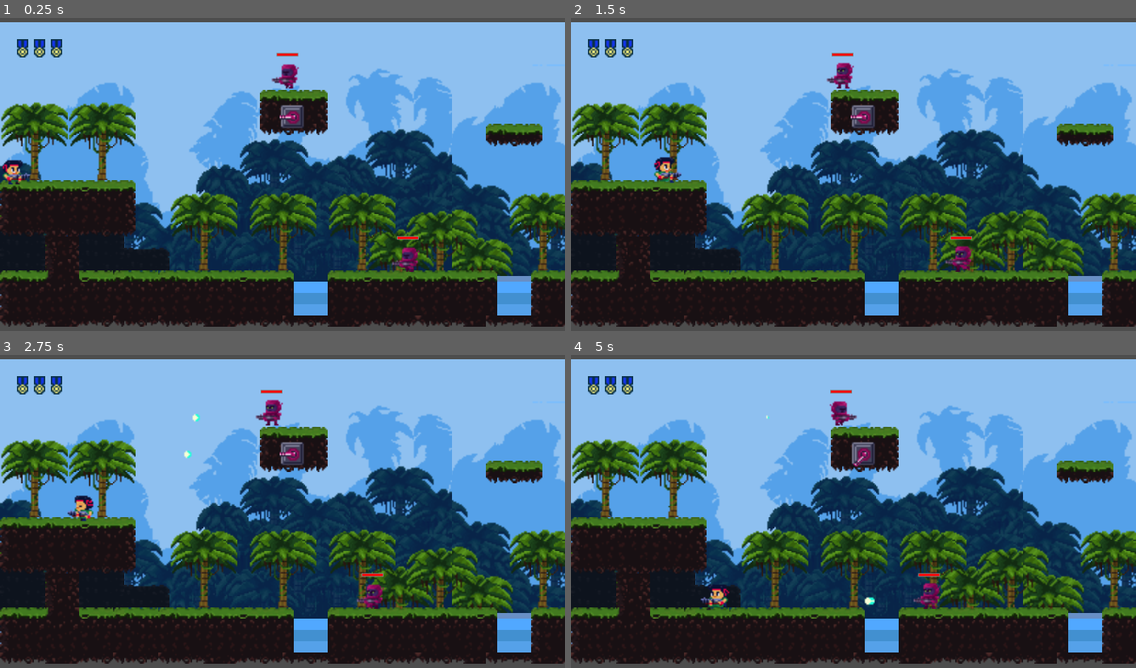
Above: before the commit, frames 1-4 (two rows, left to right).
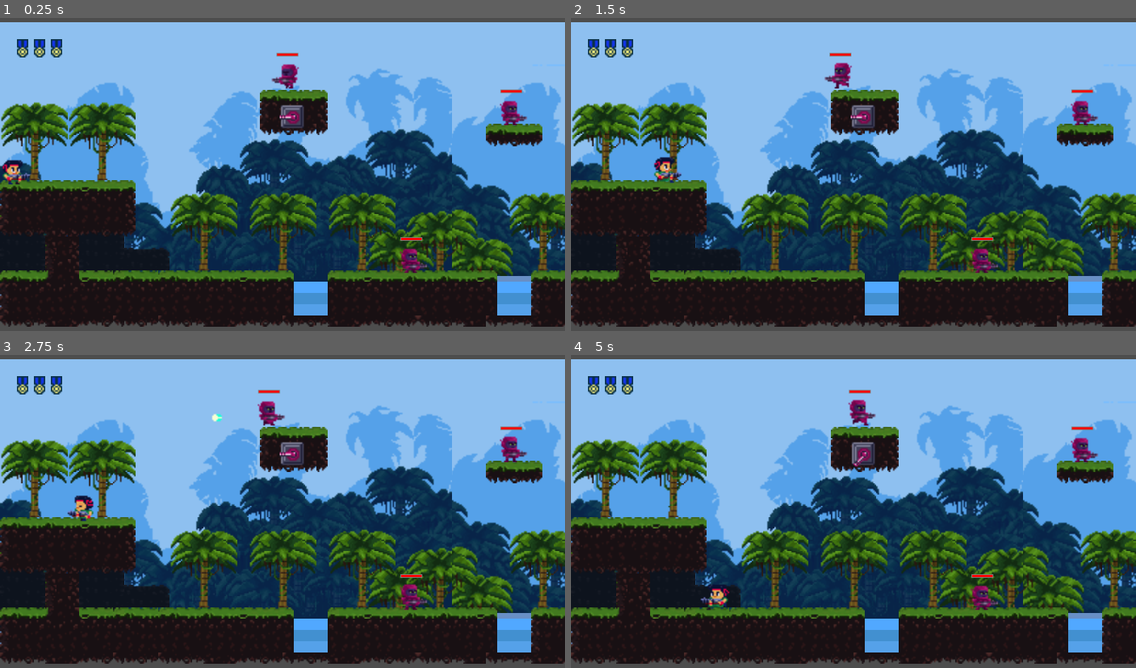
Above: after the commit, the same moments.

Repository: YugeCse/first-blood
Game: Godot game, scene res://scenes/tscns/main_scene.tscn
Same seed, same stepped clock (60 frames per second), same inputs: the game is played once before the commit and once after it.
Inputs:
- Up to frame 1 (0.25 s): no input
- Up to frame 2 (1.5 s): hold Right (ui_right) from 0.53 s (still down)
- Up to frame 3 (2.75 s): release Right (ui_right) at 2.03 s; hold Left (ui_left) from 2.03 s (still down)
- Up to frame 4 (5 s): release Left (ui_left) at 2.78 s; hold Right (ui_right) 2.78-4.28 s; hold Left (ui_left) from 4.28 s (still down)

The runs differ from the first frame. In frame 1, 0.6% of the frame differs, in the area x 69-94%, y 22-82%; in frame 2, 1.1%; in frame 3, 1.3%; in frame 4, 1.5%, in the area x 34-94%, y 11-82%.
Error after the commit: Invalid access to property or key 'offset' on a base object of type 'null instance'. (res://scenes/scripts/main_scene.gd:17)

Commit message:
#添加一些敌人布局

Diff:
--- a/scenes/tscns/main_scene.tscn
+++ b/scenes/tscns/main_scene.tscn
@@ -2251,7 +2251,7 @@
 
 [sub_resource type="Curve2D" id="Curve2D_hktbw"]
 _data = {
-"points": PackedVector2Array(0, 0, 0, 0, 0, 0, 0, 0, 0, 0, -100, 0, 0, 0, 0, 0, 0, 0)
+"points": PackedVector2Array(0, 0, 0, 0, 0, 0, 0, 0, 0, 0, -60, 1, 0, 0, 0, 0, 0, 0)
 }
 point_count = 3
 
@@ -2326,6 +2326,31 @@
 offset_bottom = 180.0
 texture = ExtResource("2_hdif8")
 
+[node name="HUDContainer" type="CanvasLayer" parent="Camera2D"]
+layer = 0
+follow_viewport_enabled = true
+
+[node name="PlayerLifeContainer" type="HBoxContainer" parent="Camera2D/HUDContainer"]
+offset_left = 12.0
+offset_top = 12.0
+offset_right = 44.0
+offset_bottom = 27.0
+
+[node name="TextureRect" type="TextureRect" parent="Camera2D/HUDContainer/PlayerLifeContainer"]
+layout_mode = 2
+texture = ExtResource("3_hktbw")
+stretch_mode = 4
+
+[node name="TextureRect2" type="TextureRect" parent="Camera2D/HUDContainer/PlayerLifeContainer"]
+layout_mode = 2
+texture = ExtResource("3_hktbw")
+stretch_mode = 4
+
+[node name="TextureRect3" type="TextureRect" parent="Camera2D/HUDContainer/PlayerLifeContainer"]
+layout_mode = 2
+texture = ExtResource("3_hktbw")
+stretch_mode = 4
+
 [node name="MapContainer" type="Node" parent="Camera2D"]
 
 [node name="BackendTileMapLayer" type="TileMapLayer" parent="Camera2D/MapContainer"]
@@ -2342,6 +2367,50 @@
 [node name="Turret" parent="Camera2D/EnemyContainer" instance=ExtResource("14_x4yan")]
 position = Vector2(207, 67)
 
+[node name="Turret2" parent="Camera2D/EnemyContainer" instance=ExtResource("14_x4yan")]
+visible = false
+position = Vector2(464, 138)
+
+[node name="Turret3" parent="Camera2D/EnemyContainer" instance=ExtResource("14_x4yan")]
+position = Vector2(730, 127)
+spy_radius = 120.0
+
+[node name="Turret4" parent="Camera2D/EnemyContainer" instance=ExtResource("14_x4yan")]
+position = Vector2(957, 156)
+spy_radius = 120.0
+
+[node name="Turret5" parent="Camera2D/EnemyContainer" instance=ExtResource("14_x4yan")]
+position = Vector2(896, 189)
+spy_radius = 120.0
+
+[node name="Turret6" parent="Camera2D/EnemyContainer" instance=ExtResource("14_x4yan")]
+position = Vector2(1242, 75)
+spy_radius = 120.0
+
+[node name="Turret7" parent="Camera2D/EnemyContainer" instance=ExtResource("14_x4yan")]
+position = Vector2(1305, 76)
+spy_radius = 120.0
+
+[node name="Turret8" parent="Camera2D/EnemyContainer" instance=ExtResource("14_x4yan")]
+position = Vector2(1497, 155)
+spy_radius = 120.0
+
+[node name="Turret9" parent="Camera2D/EnemyContainer" instance=ExtResource("14_x4yan")]
+position = Vector2(1650, 199)
+spy_radius = 120.0
+
+[node name="Turret10" parent="Camera2D/EnemyContainer" instance=ExtResource("14_x4yan")]
+position = Vector2(1787, 93)
+spy_radius = 120.0
+
+[node name="Turret11" parent="Camera2D/EnemyContainer" instance=ExtResource("14_x4yan")]
+position = Vector2(1830, 198)
+spy_radius = 120.0
+
+[node name="Turret12" parent="Camera2D/EnemyContainer" instance=ExtResource("14_x4yan")]
+position = Vector2(1862, 125)
+spy_radius = 120.0
+
 [node name="PatrolEnemyPath2D" type="Path2D" parent="Camera2D/EnemyContainer"]
 position = Vector2(224, 36)
 curve = SubResource("Curve2D_icrl2")
@@ -2360,41 +2429,135 @@
 curve = SubResource("Curve2D_hktbw")
 
 [node name="PatrolEnemy2PathFollow2D" type="PathFollow2D" parent="Camera2D/EnemyContainer/PatrolEnemy2Path2D"]
-position = Vector2(-49.759953, 0)
+position = Vector2(-49.766457, 0.82944095)
 progress = 49.76
 rotates = false
 
-[node name="Enemy2" parent="Camera2D/EnemyContainer/PatrolEnemy2Path2D/PatrolEnemy2PathFollow2D" node_paths=PackedStringArray("patrol_path", "patrol_path_follow") instance=ExtResource("16_hktbw")]
-patrol_path = NodePath("../..")
-patrol_path_follow = NodePath("..")
+[node name="Enemy2" parent="Camera2D/EnemyContainer/PatrolEnemy2Path2D/PatrolEnemy2PathFollow2D" instance=ExtResource("16_hktbw")]
+
+[node name="PatrolEnemy3Path2D" type="Path2D" parent="Camera2D/EnemyContainer"]
+position = Vector2(500, 110)
+curve = SubResource("Curve2D_hktbw")
+
+[node name="PatrolEnemy3PathFollow2D" type="PathFollow2D" parent="Camera2D/EnemyContainer/PatrolEnemy3Path2D"]
+position = Vector2(-49.766457, 0.82944095)
+progress = 49.76
+rotates = false
+
+[node name="Enemy3" parent="Camera2D/EnemyContainer/PatrolEnemy3Path2D/PatrolEnemy3PathFollow2D" instance=ExtResource("16_hktbw")]
+
+[node name="Enemy4" parent="Camera2D/EnemyContainer" instance=ExtResource("16_hktbw")]
+position = Vector2(362, 62)
+
+[node name="Enemy5" parent="Camera2D/EnemyContainer" instance=ExtResource("16_hktbw")]
+position = Vector2(635, 167)
+
+[node name="PatrolEnemy4Path2D" type="Path2D" parent="Camera2D/EnemyContainer"]
+position = Vector2(750, 94)
+curve = SubResource("Curve2D_hktbw")
+
+[node name="PatrolEnemy4PathFollow2D" type="PathFollow2D" parent="Camera2D/EnemyContainer/PatrolEnemy4Path2D"]
+position = Vector2(-49.766457, 0.82944095)
+progress = 49.76
+rotates = false
+
+[node name="Enemy" parent="Camera2D/EnemyContainer/PatrolEnemy4Path2D/PatrolEnemy4PathFollow2D" instance=ExtResource("16_hktbw")]
+
+[node name="Enemy6" parent="Camera2D/EnemyContainer" instance=ExtResource("16_hktbw")]
+position = Vector2(678, 166)
+
+[node name="PatrolEnemy5Path2D" type="Path2D" parent="Camera2D/EnemyContainer"]
+position = Vector2(850, 165)
+curve = SubResource("Curve2D_hktbw")
+
+[node name="PatrolEnemy5PathFollow2D" type="PathFollow2D" parent="Camera2D/EnemyContainer/PatrolEnemy5Path2D"]
+position = Vector2(-23.237501, 0.38729164)
+progress = 96.76944
+rotates = false
+
+[node name="Enemy" parent="Camera2D/EnemyContainer/PatrolEnemy5Path2D/PatrolEnemy5PathFollow2D" instance=ExtResource("16_hktbw")]
+
+[node name="Enemy7" parent="Camera2D/EnemyContainer" instance=ExtResource("16_hktbw")]
+position = Vector2(894, 159)
+
+[node name="Enemy8" parent="Camera2D/EnemyContainer" instance=ExtResource("16_hktbw")]
+position = Vector2(959, 126)
+
+[node name="Enemy9" parent="Camera2D/EnemyContainer" instance=ExtResource("16_hktbw")]
+position = Vector2(1098, 165)
+
+[node name="PatrolEnemy6Path2D" type="Path2D" parent="Camera2D/EnemyContainer"]
+position = Vector2(1290, 165)
+curve = SubResource("Curve2D_hktbw")
+
+[node name="PatrolEnemy6PathFollow2D" type="PathFollow2D" parent="Camera2D/EnemyContainer/PatrolEnemy6Path2D"]
+position = Vector2(-23.237501, 0.38729164)
+progress = 96.76944
+rotates = false
+
+[node name="Enemy" parent="Camera2D/EnemyContainer/PatrolEnemy6Path2D/PatrolEnemy6PathFollow2D" instance=ExtResource("16_hktbw")]
+
+[node name="PatrolEnemy7Path2D" type="Path2D" parent="Camera2D/EnemyContainer"]
+position = Vector2(1260, 165)
+curve = SubResource("Curve2D_hktbw")
+
+[node name="PatrolEnemy7PathFollow2D" type="PathFollow2D" parent="Camera2D/EnemyContainer/PatrolEnemy7Path2D"]
+position = Vector2(-56.128002, 0.93546677)
+progress = 63.956882
+rotates = false
+
+[node name="Enemy" parent="Camera2D/EnemyContainer/PatrolEnemy7Path2D/PatrolEnemy7PathFollow2D" instance=ExtResource("16_hktbw")]
+
+[node name="Enemy10" parent="Camera2D/EnemyContainer" instance=ExtResource("16_hktbw")]
+position = Vector2(1150, 134)
+
+[node name="Enemy11" parent="Camera2D/EnemyContainer" instance=ExtResource("16_hktbw")]
+position = Vector2(1223, 132)
+
+[node name="Enemy12" parent="Camera2D/EnemyContainer" instance=ExtResource("16_hktbw")]
+position = Vector2(1290, 131)
+
+[node name="PatrolEnemy8Path2D" type="Path2D" parent="Camera2D/EnemyContainer"]
+position = Vector2(1300, 46)
+curve = SubResource("Curve2D_hktbw")
+
+[node name="PatrolEnemy8PathFollow2D" type="PathFollow2D" parent="Camera2D/EnemyContainer/PatrolEnemy8Path2D"]
+position = Vector2(-9.183639, 0.15306064)
+progress = 9.2004595
+rotates = false
+
+[node name="Enemy" parent="Camera2D/EnemyContainer/PatrolEnemy8Path2D/PatrolEnemy8PathFollow2D" instance=ExtResource("16_hktbw")]
+
+[node name="PatrolEnemy9Path2D" type="Path2D" parent="Camera2D/EnemyContainer"]
+position = Vector2(1530, 86)
+curve = SubResource("Curve2D_hktbw")
+
+[node name="PatrolEnemy9PathFollow2D" type="PathFollow2D" parent="Camera2D/EnemyContainer/PatrolEnemy9Path2D"]
+position = Vector2(-9.183639, 0.15306064)
+progress = 9.2004595
+rotates = false
+
+[node name="Enemy" parent="Camera2D/EnemyContainer/PatrolEnemy9Path2D/PatrolEnemy9PathFollow2D" instance=ExtResource("16_hktbw")]
+
+[node name="PatrolEnemy10Path2D" type="Path2D" parent="Camera2D/EnemyContainer"]
+position = Vector2(1530, 126)
+curve = SubResource("Curve2D_hktbw")
+
+[node name="PatrolEnemy10PathFollow2D" type="PathFollow2D" parent="Camera2D/EnemyContainer/PatrolEnemy10Path2D"]
+position = Vector2(-50.143547, 0.8357258)
+progress = 50.130962
+rotates = false
+
+[node name="Enemy" parent="Camera2D/EnemyContainer/PatrolEnemy10Path2D/PatrolEnemy10PathFollow2D" instance=ExtResource("16_hktbw")]
+
+[node name="Enemy13" parent="Camera2D/EnemyContainer" instance=ExtResource("16_hktbw")]
+position = Vector2(1498, 186)
+
+[node name="Enemy6" parent="Camera2D" instance=ExtResource("16_hktbw")]
+position = Vector2(508, 165)
 
 [node name="Player" parent="Camera2D" instance=ExtResource("3_aqrb5")]
 z_index = 2
 position = Vector2(10, 104)
 platform_floor_layers = 4294967294
 platform_wall_layers = 2
-
-[node name="HUDContainer" type="CanvasLayer" parent="."]
-layer = 0
-follow_viewport_enabled = true
-
-[node name="PlayerLifeContainer" type="HBoxContainer" parent="HUDContainer"]
-offset_left = 12.0
-offset_top = 12.0
-offset_right = 44.0
-offset_bottom = 27.0
-
-[node name="TextureRect" type="TextureRect" parent="HUDContainer/PlayerLifeContainer"]
-layout_mode = 2
-texture = ExtResource("3_hktbw")
-stretch_mode = 4
-
-[node name="TextureRect2" type="TextureRect" parent="HUDContainer/PlayerLifeContainer"]
-layout_mode = 2
-texture = ExtResource("3_hktbw")
-stretch_mode = 4
-
-[node name="TextureRect3" type="TextureRect" parent="HUDContainer/PlayerLifeContainer"]
-layout_mode = 2
-texture = ExtResource("3_hktbw")
-stretch_mode = 4
--- a/sprites/scripts/turret.gd
+++ b/sprites/scripts/turret.gd
@@ -9,6 +9,10 @@
 @export_range(100, 500)
 var life_boold_max: float = 300
 
+## 监视范围
+@export_range(100, 1000)
+var spy_radius: float = 100.0
+
 ## 被检测的玩家
 var spy_player: Player
 
@@ -19,13 +23,16 @@
 var is_destory: bool = false
 
 @onready
+var shoot_timer = $ShootTimer
+
+@onready
 var sprite = $Sprite2D
 
 @onready
 var collision_shape = $CollisionShape2D
 
 @onready
-var shoot_timer = $ShootTimer
+var detector_area: Area2D = $DetectorArea2D
 
 ## 子弹资源
 @onready
@@ -34,10 +41,13 @@
 func _ready() -> void:
 	if life_boold_max < life_blood:
 		life_boold_max = life_blood
+	_update_spy_area() #更新监视范围
 	sprite.play('left')  #方向朝向玩家来的方向
 
 func _physics_process(delta: float) -> void:
-	if is_destory: return
+	if Engine.is_editor_hint() or\
+		is_destory: return
+	_update_spy_area() #更新监视范围
 	#region 检测到玩家，进行旋转处理
 	if spy_player:  #检测到玩家存在，处理旋转精灵图像
 		# dir: 从炮台指向玩家（炮台要面向玩家）
@@ -105,6 +115,23 @@
 	sprite.play('dead')
 	print('炮台(', name , ')被损坏')
 
+## 更新监视范围
+func _update_spy_area():
+	var spy_shape: CircleShape2D
+	var origin_shape = \
+		null if detector_area.get_child_count() <= 0\
+		else detector_area.get_child(0)
+	if origin_shape and\
+		origin_shape is CircleShape2D:
+		spy_shape = origin_shape as CircleShape2D
+		if spy_shape.radius == spy_radius: return
+	detector_area.remove_child(origin_shape)
+	spy_shape = CircleShape2D.new()
+	var detector_shape = CollisionShape2D.new()
+	spy_shape.radius = spy_radius
+	detector_shape.shape = spy_shape
+	detector_area.add_child(detector_shape)
+
 func _on_detector_area_2d_area_entered(area: Area2D) -> void:
 	var area_parent = area.get_parent()
 	if not area_parent: return
--- a/sprites/tscns/enemy.tscn
+++ b/sprites/tscns/enemy.tscn
@@ -212,7 +212,7 @@
 sprite_frames = SubResource("SpriteFrames_vnllh")
 animation = &"idle"
 autoplay = "idle"
-frame_progress = 0.3280302
+frame_progress = 0.39189205
 flip_h = true
 
 [node name="DetectorArea2D" type="Area2D" parent="."]
--- a/sprites/tscns/player.tscn
+++ b/sprites/tscns/player.tscn
@@ -236,7 +236,7 @@
 size = Vector2(16, 21)
 
 [sub_resource type="CircleShape2D" id="CircleShape2D_l7xvl"]
-radius = 30.0
+radius = 20.0
 
 [node name="Player" type="CharacterBody2D" groups=["Player"]]
 collision_mask = 2
